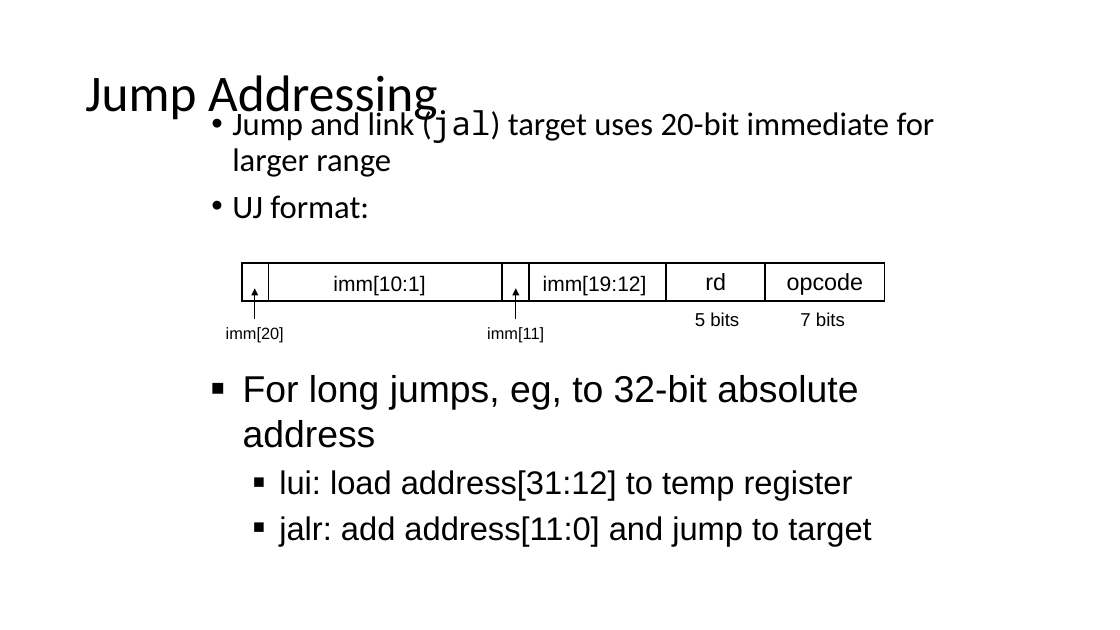
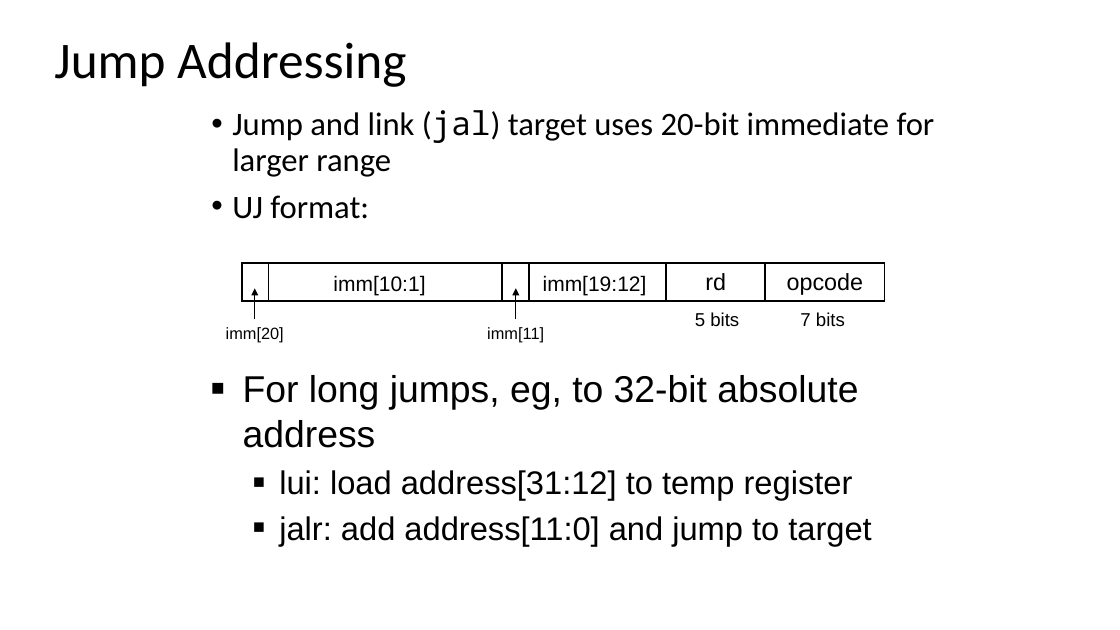
Before and after one commit to PG-DESD/CDAC_Sharing_Data, a slide deck: slide 86 of Microprocessor/TheoryLectures/RISC-V_Theory.pptx (slide 70 before the commit). Drawn at 1120x630 pixels with LibreOffice and Linux fonts; fonts in the diff are those of the drawing. Boxes give left, top, right and bottom in pixels: in the first picture for what was removed or moved away, otherwise in the second. Text is boxed around its words. In the diff, an @@ line names an element or a change of style, - is before the commit and + after.

```diff
--- a/Microprocessor/TheoryLectures/RISC-V_Theory.pptx
+++ b/Microprocessor/TheoryLectures/RISC-V_Theory.pptx
@@ title "Jump Addressing": place and size @@
-title "Jump Addressing" at box(85, 75, 437, 123)
+title "Jump Addressing" at box(54, 42, 406, 87)
```
Also in this commit, not shown: 17 other slides changed, 17 slides added, 1 slide removed.
